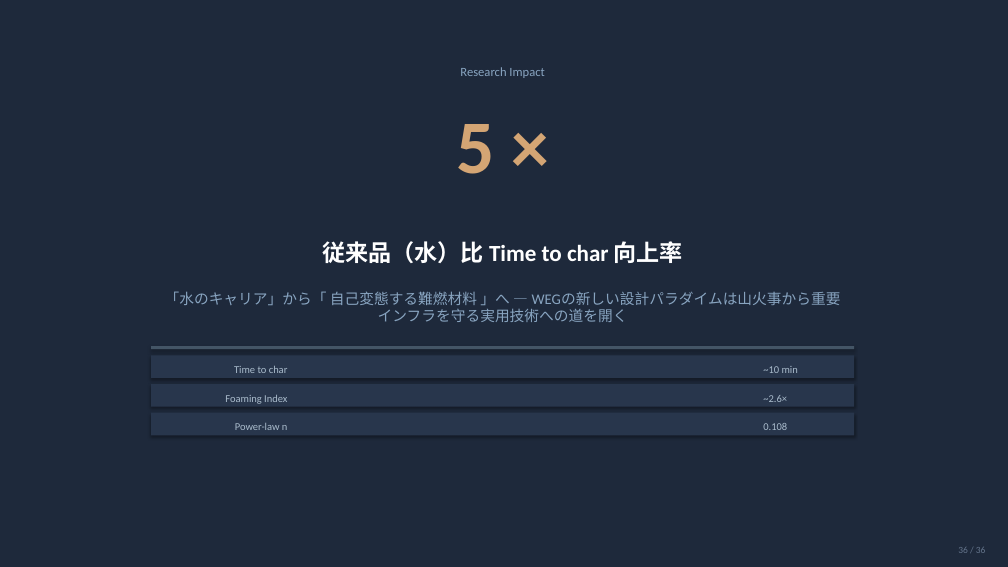
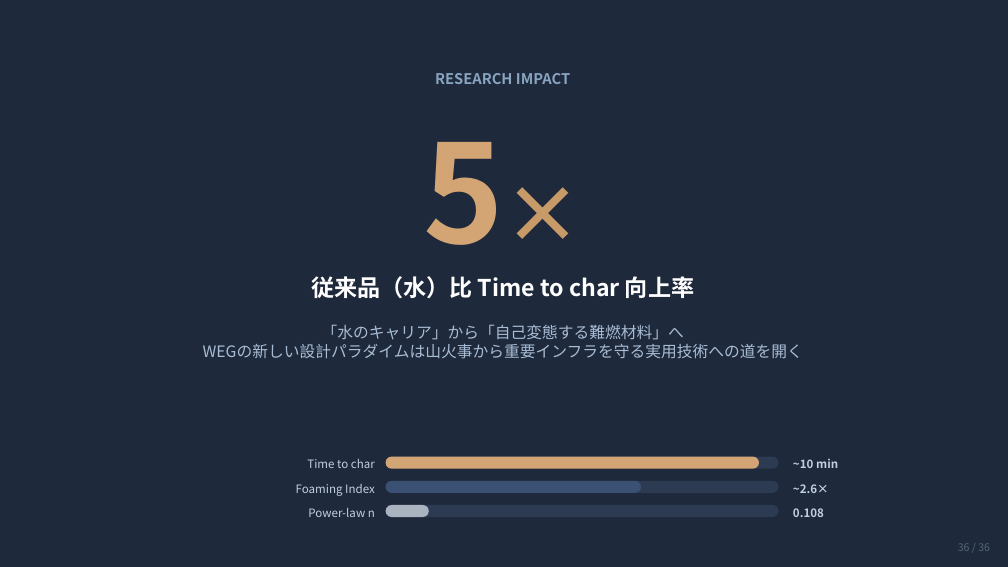
Before and after one commit to ytaisei0525-design/my-first-claude, a slide deck: slide 36 of slides.pptx. Drawn at 1008x567 pixels with LibreOffice and Linux fonts; fonts in the diff are those of the drawing. Boxes give left, top, right and bottom in pixels: in the first picture for what was removed or moved away, otherwise in the second. Text is boxed around its words. In the diff, an @@ line names an element or a change of style, - is before the commit and + after.

```diff
--- a/slides.pptx
+++ b/slides.pptx
@@ rectangle at bbox=[0, 0, 1008, 567]: shadow off @@
@@ text at bbox=[435, 73, 570, 84]: text changed; size 12 to 14 pt; font Calibri to Noto Sans CJK JP; bold on @@
-Research Impact
+RESEARCH IMPACT
@@ text "5×" at bbox=[423, 142, 504, 277]: vertical alignment top to middle @@
@@ text at bbox=[423, 142, 504, 277]: text changed; size 72 to 130 pt; font Calibri to Noto Sans CJK JP @@
-5 ×
+5×
@@ text "従来品（水）比 Time to char 向上率": place and size @@
-text "従来品（水）比 Time to char 向上率" at bbox=[322, 241, 683, 263]
+text "従来品（水）比 Time to char 向上率" at bbox=[311, 276, 694, 298]
@@ text "従来品（水）比 Time to char 向上率" at bbox=[311, 276, 694, 298]: font Calibri to Noto Sans CJK JP @@
@@ text at bbox=[203, 324, 803, 359]: text changed; size 14 to 15 pt; font Calibri to Noto Sans CJK JP; text colour #88A4C0 to #A8BCD4 @@
-「水のキャリア」から「 自己変態する難燃材料 」へ ― WEGの新しい設計パラダイムは山火事から重要インフラを守る実用技術への道を開く
+「水のキャリア」から「自己変態する難燃材料」へ
+WEGの新しい設計パラダイムは山火事から重要インフラを守る実用技術への道を開く
@@ rectangle removed at bbox=[151, 346, 854, 349] @@
@@ rectangle removed at bbox=[151, 355, 854, 378] @@
@@ rectangle removed at bbox=[151, 384, 854, 407] @@
@@ rectangle removed at bbox=[151, 413, 854, 436] @@
@@ size 10 to 11 pt, font Calibri to Noto Sans CJK JP, text colour #AABCCC to #C0D0E0; vertical alignment top to middle in 3 elements at bbox=[308, 508, 375, 517], bbox=[296, 484, 375, 496], bbox=[307, 459, 375, 468] @@
@@ text "Foaming Index": place and size @@
-text "Foaming Index" at bbox=[225, 395, 287, 404]
+text "Foaming Index" at bbox=[296, 484, 375, 496]
@@ text "Time to char": place and size @@
-text "Time to char" at bbox=[234, 366, 288, 373]
+text "Time to char" at bbox=[307, 459, 375, 468]
@@ rounded rectangle added at bbox=[386, 457, 779, 469], fill #2C3A52 @@
@@ rounded rectangle added at bbox=[386, 457, 759, 469], fill #D4A574 @@
@@ text "~10 min": place and size @@
-text "~10 min" at bbox=[763, 366, 798, 373]
+text "~10 min" at bbox=[793, 459, 838, 468]
@@ size 10 to 11 pt, font Calibri to Noto Sans CJK JP, text colour #AABCCC to #C0D0E0, bold on; vertical alignment top to middle in 3 elements at bbox=[793, 459, 838, 468], bbox=[793, 508, 824, 517], bbox=[793, 484, 829, 493] @@
@@ text "~2.6×": place and size @@
-text "~2.6×" at bbox=[763, 395, 787, 402]
+text "~2.6×" at bbox=[793, 484, 829, 493]
@@ text "Power-law n": place and size @@
-text "Power-law n" at bbox=[235, 423, 288, 430]
+text "Power-law n" at bbox=[308, 508, 375, 517]
@@ rounded rectangle added at bbox=[386, 481, 779, 493], fill #2C3A52 @@
@@ rounded rectangle added at bbox=[386, 481, 641, 493], fill #3B5174 @@
@@ rounded rectangle added at bbox=[386, 505, 779, 517], fill #2C3A52 @@
@@ rounded rectangle added at bbox=[386, 505, 429, 517], fill #AAB4C0 @@
@@ text "0.108": place and size @@
-text "0.108" at bbox=[763, 423, 787, 430]
+text "0.108" at bbox=[793, 508, 824, 517]
@@ text "36 / 36" at bbox=[958, 543, 990, 551]: size 9 to 10 pt, font Calibri to Noto Sans CJK JP, text colour #64748B to #556677 @@
```
Also in this commit, not shown: 34 other slides changed, 1 slide added, 1 slide removed, 1 other file.
